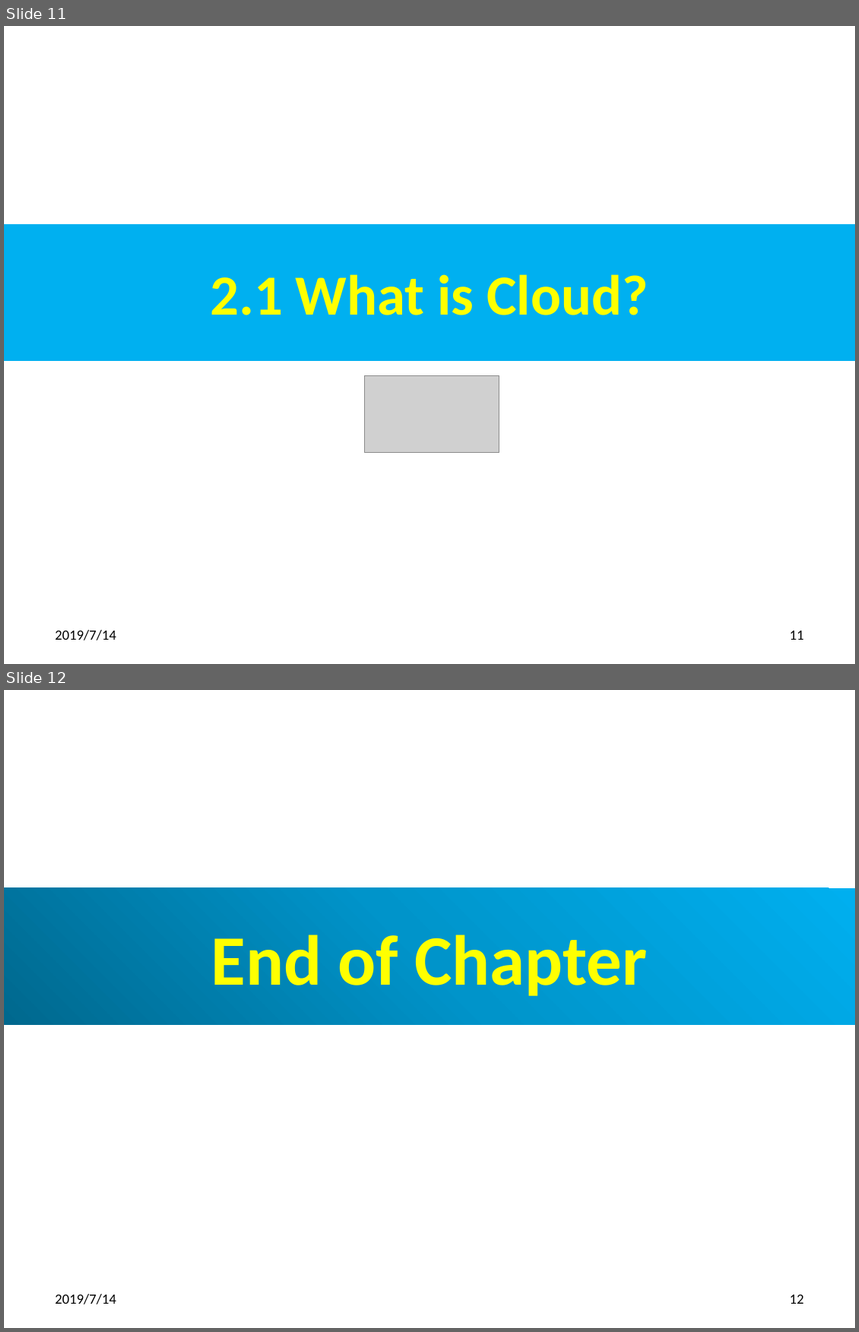
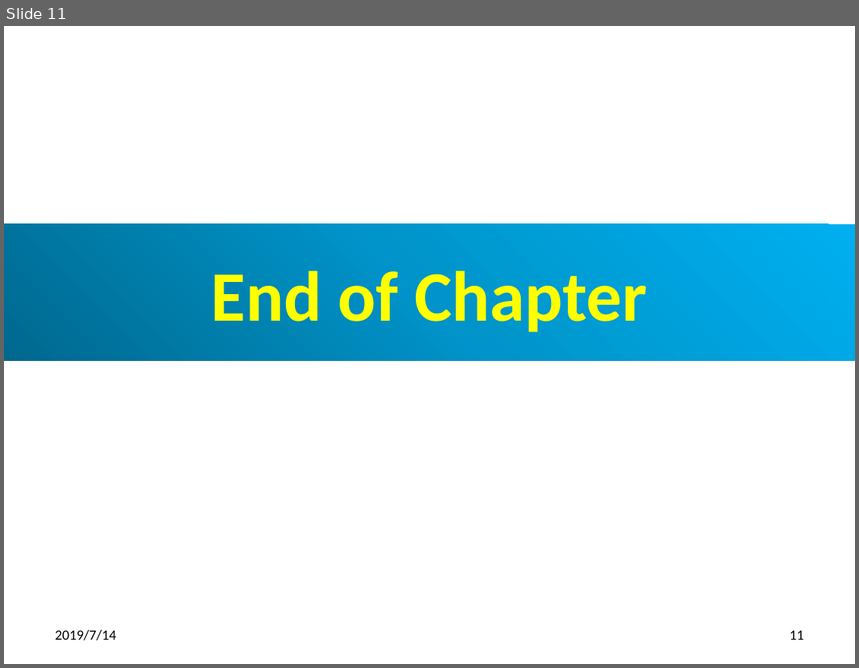
Before and after one commit to peterhchen/200-AWS-Concept, a slide deck: 03_VPC.pptx. Shown one above the other, each under a label of ours: slides 11 and 12 before the commit, slide 11 after it. The pictures are 859x1332 and 859x668 pixels, drawn with LibreOffice and Linux fonts; fonts in the diff are those of the drawing; grey boxes stand for pictures. Boxes give left, top, right and bottom in pixels: in the first picture for what was removed or moved away, otherwise in the second. Text is boxed around its words. In the diff, an @@ line names an element or a change of style, - is before the commit and + after.

```diff
--- a/03_VPC.pptx
+++ b/03_VPC.pptx
@@ slide 11 removed at bbox=[4, 26, 855, 664], background #FFFFFF @@
@@ title removed at bbox=[4, 224, 855, 361] @@
-2.1 What is Cloud?
@@ picture removed at bbox=[365, 376, 500, 452] @@
@@ text removed at bbox=[55, 630, 116, 641] @@
-2019/7/14
@@ page number removed at bbox=[790, 631, 804, 640] @@
-11
@@ what was slide 12 is now slide 11 @@
@@ page number at bbox=[790, 631, 804, 640]: text changed @@
-12
+11
```
Also in this commit, not shown: 10 slides changed.
